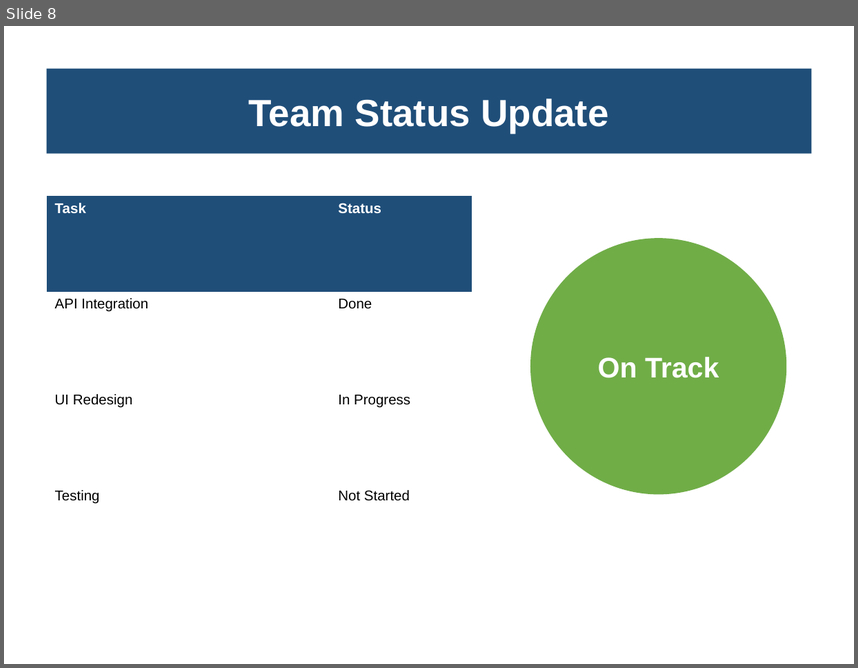
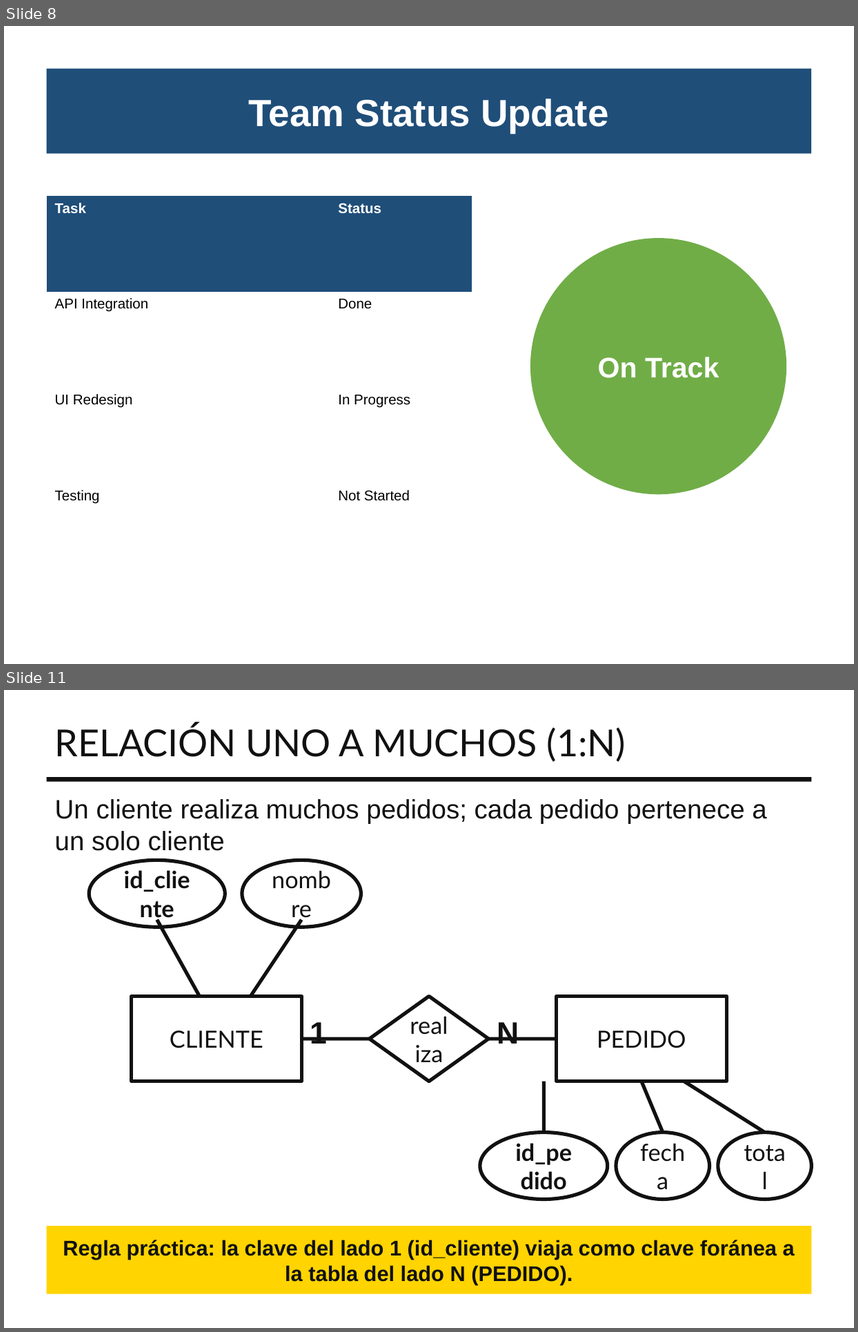
Before and after one commit to andcastillo/single_slide_creation, a slide deck: examples/generated_deck.pptx. Shown one above the other, each under a label of ours: slide 8 before the commit, slides 8 and 11 after it; the slides between them are not shown. The pictures are 858x668 and 858x1332 pixels, drawn with LibreOffice and Linux fonts; fonts in the diff are those of the drawing. Boxes give left, top, right and bottom in pixels: in the first picture for what was removed or moved away, otherwise in the second. Text is boxed around its words. In the diff, an @@ line names an element or a change of style, - is before the commit and + after.

```diff
--- a/examples/generated_deck.pptx
+++ b/examples/generated_deck.pptx
@@ slide 11 added at box(4, 690, 854, 1328), background #FFFFFF @@
@@ text added at box(55, 724, 626, 762), 31.5 pt, text #111111 @@
+RELACIÓN UNO A MUCHOS (1:N)
@@ line added from (47, 779) to (811, 779), #111111 3.74 pt @@
@@ text added at box(55, 799, 766, 851), 22.5 pt, text #111111 @@
+Un cliente realiza muchos pedidos; cada pedido pertenece a un solo cliente
@@ ellipse added at box(89, 860, 225, 927), outline #111111 3 pt, 20 pt, text #111111, bold @@
+id_cliente
@@ ellipse added at box(242, 860, 361, 927), outline #111111 3 pt, 20 pt, text #111111 @@
+nombre
@@ line added from (157, 920) to (199, 996), #111111 3 pt @@
@@ line added from (301, 920) to (250, 996), #111111 3 pt @@
@@ rectangle added at box(132, 996, 301, 1081), outline #111111 3 pt, 20 pt, text #111111 @@
+CLIENTE
@@ diamond added at box(370, 996, 488, 1081), outline #111111 3 pt, 20 pt, text #111111 @@
+realiza
@@ rectangle added at box(557, 996, 726, 1081), outline #111111 3 pt, 20 pt, text #111111 @@
+PEDIDO
@@ line added from (301, 1038) to (370, 1038), #111111 3 pt @@
@@ text added at box(310, 1022, 327, 1043), 26 pt, text #111111, bold @@
+1
@@ line added from (488, 1038) to (557, 1038), #111111 3 pt @@
@@ text added at box(497, 1022, 519, 1043), 26 pt, text #111111, bold @@
+N
@@ line added from (544, 1081) to (544, 1132), #111111 3 pt @@
@@ line added from (642, 1081) to (663, 1132), #111111 3 pt @@
@@ line added from (684, 1081) to (765, 1132), #111111 3 pt @@
@@ ellipse added at box(480, 1132, 608, 1199), outline #111111 3 pt, 20 pt, text #111111, bold @@
+id_pedido
@@ ellipse added at box(616, 1132, 710, 1199), outline #111111 3 pt, 20 pt, text #111111 @@
+fecha
@@ ellipse added at box(718, 1132, 811, 1199), outline #111111 3 pt, 20 pt, text #111111 @@
+total
@@ rectangle added at box(47, 1225, 811, 1294), fill #FFD400, 18 pt, text #111111, bold @@
+Regla práctica: la clave del lado 1 (id_cliente) viaja como clave foránea a la tabla del lado N (PEDIDO).
```
Also in this commit, not shown: 6 other slides added, 3 other files.
